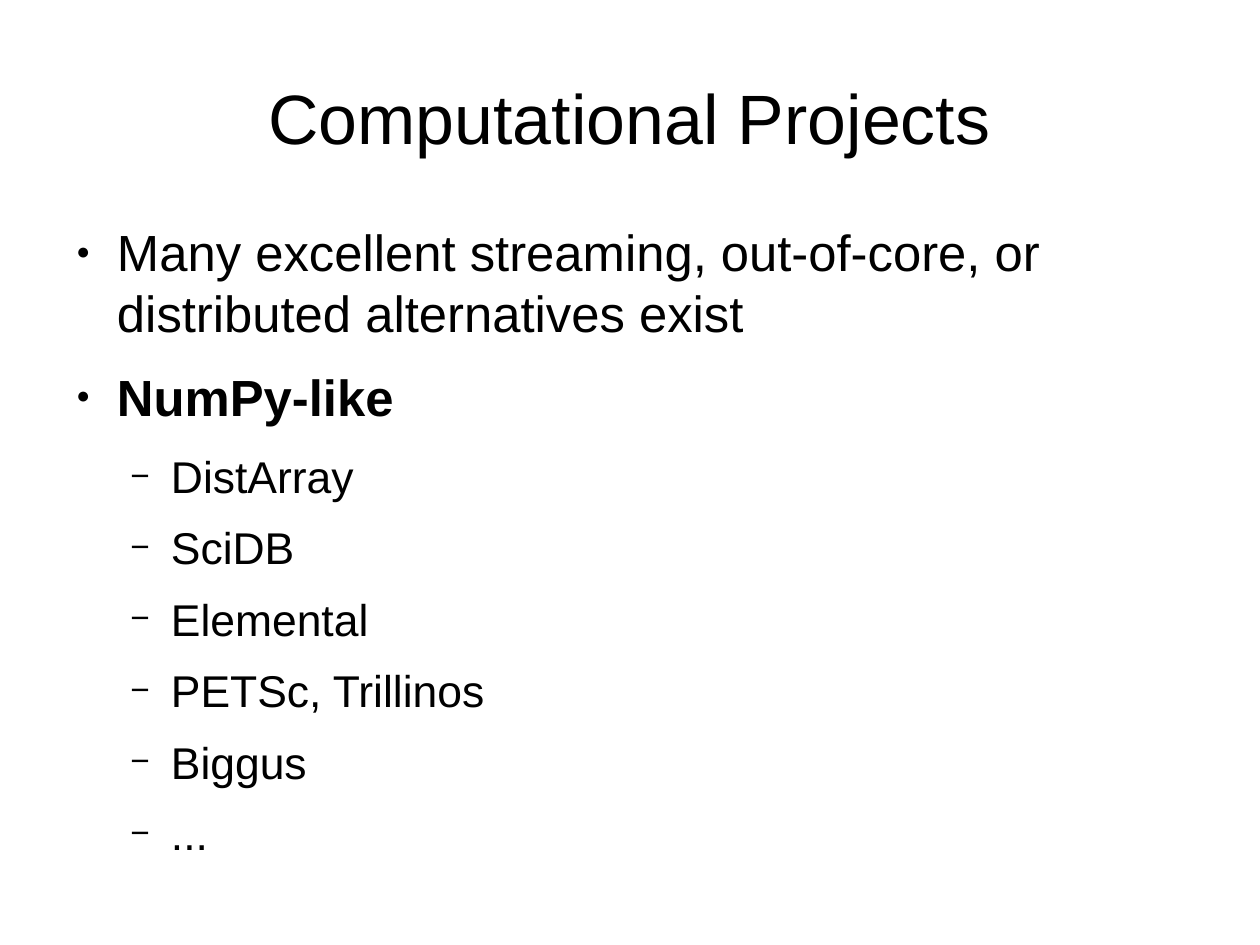
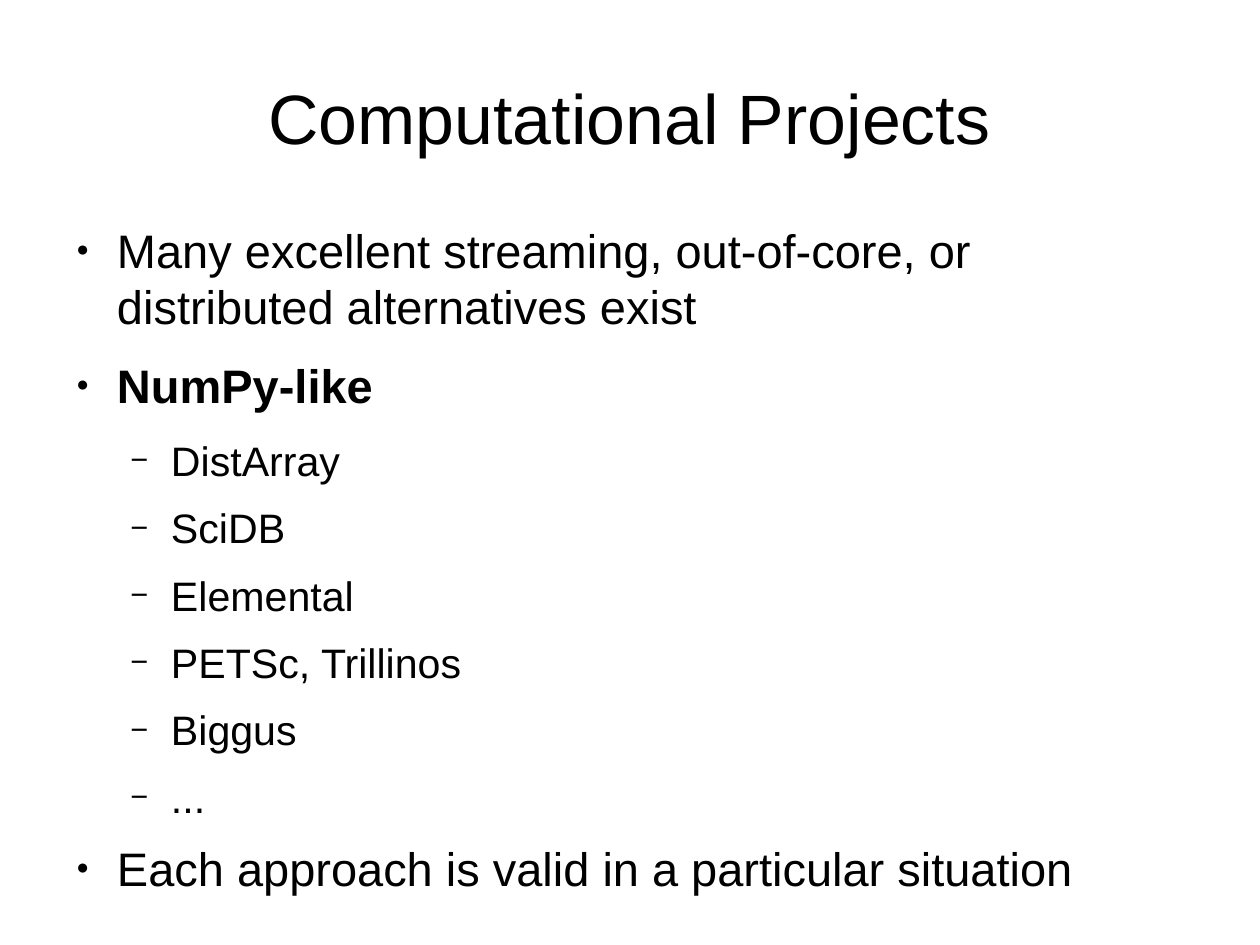
Before and after one commit to mrocklin/blaze-scipy-2014, a slide deck: slide 5 of SciPy2014Blaze.odp. Drawn at 1260x945 pixels with LibreOffice and Linux fonts; fonts in the diff are those of the drawing; background and template pictures are left out. Boxes give left, top, right and bottom in pixels: in the first picture for what was removed or moved away, otherwise in the second. Text is boxed around its words. In the diff, an @@ line names an element or a change of style, - is before the commit and + after.

```diff
--- a/SciPy2014Blaze.odp
+++ b/SciPy2014Blaze.odp
@@ text at box(117, 234, 971, 754): size 32 to 29.6 pt in "Many excellent streaming, out-of-core, or distributed altern ...", "NumPy-like"; size 28 to 25.9 pt in "DistArray", "SciDB", "Elemental", "PETSc, Trillinos" and 2 more places @@
@@ text at box(117, 852, 1072, 895): paragraph added @@
+● Each approach is valid in a particular situation
```
Also in this commit, not shown: 8 other slides changed.
